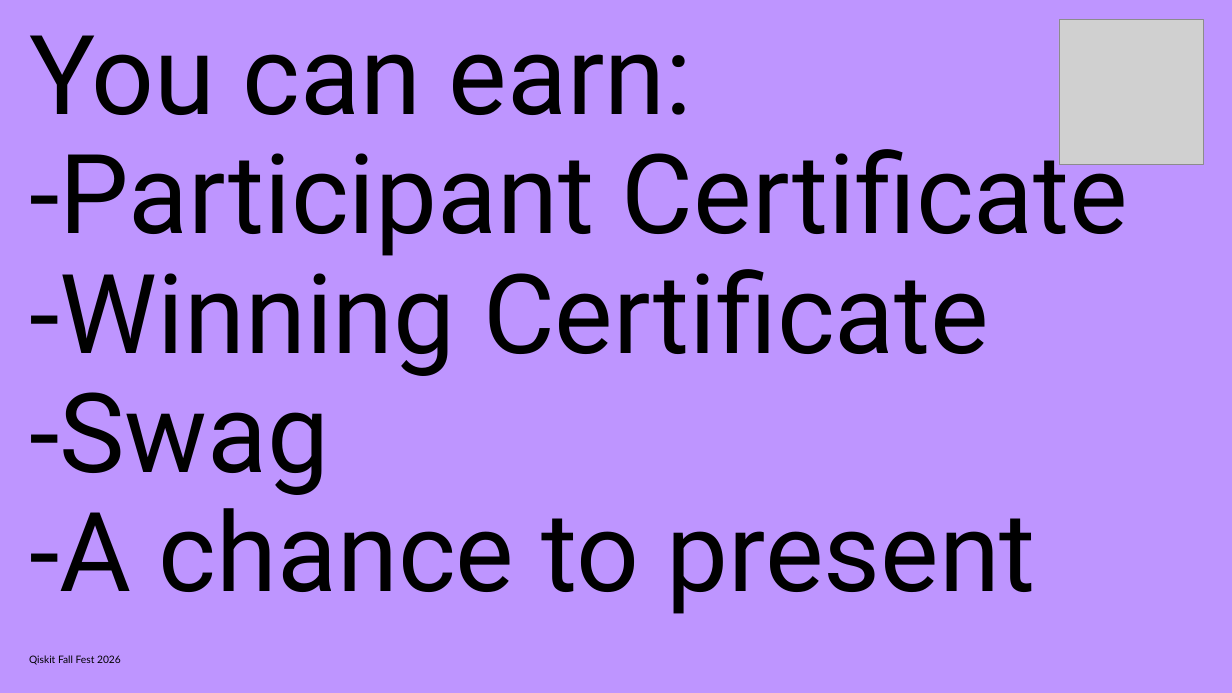
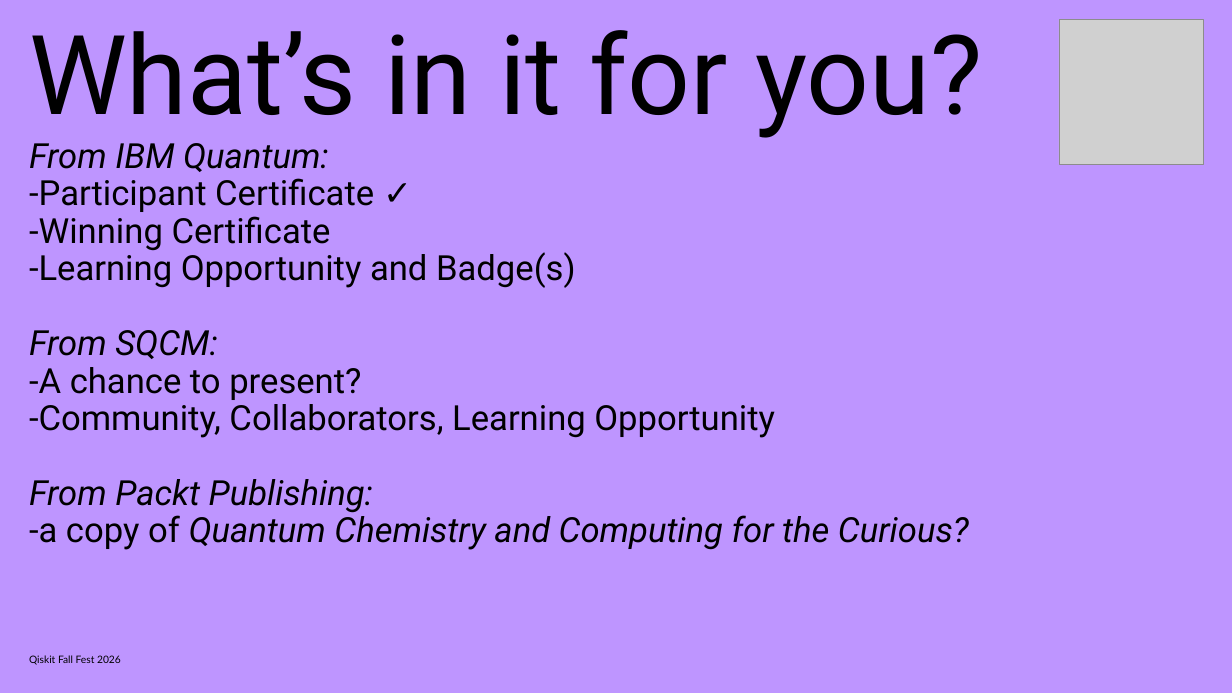
Before and after one commit to SeattleQuantumComputingMeetup/qiskit_fallfest_2026, a slide deck: slide 4 of presentations/Qiskit_Fall-Fest_2026_Zoom_Kickoff.pptx. Drawn at 1232x693 pixels with LibreOffice and Linux fonts; fonts in the diff are those of the drawing; grey boxes stand for pictures. Boxes give left, top, right and bottom in pixels: in the first picture for what was removed or moved away, otherwise in the second. Text is boxed around its words. In the diff, an @@ line names an element or a change of style, - is before the commit and + after.

```diff
--- a/presentations/Qiskit_Fall-Fest_2026_Zoom_Kickoff.pptx
+++ b/presentations/Qiskit_Fall-Fest_2026_Zoom_Kickoff.pptx
@@ title at (29, 30, 982, 550): text changed; size 172 to 54 pt @@
-You can earn:
--Participant Certificate
--Winning Certificate
--Swag
--A chance to present
+What’s in it for you?
+From IBM Quantum:
+-Participant Certificate ✓
+-Winning Certificate
+-Learning Opportunity and Badge(s)
+From SQCM:
+-A chance to present?
+-Community, Collaborators, Learning Opportunity
+From Packt Publishing:
+-a copy of Quantum Chemistry and Computing for the Curious?
```
Also in this commit, not shown: 8 other slides changed, 43 slides added.
